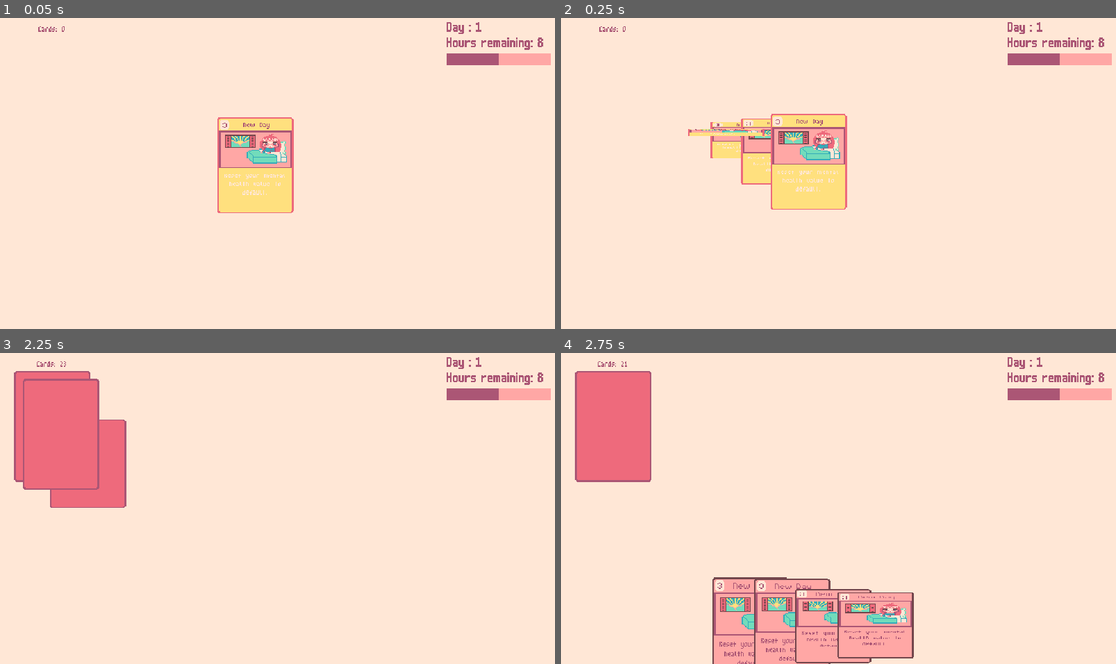
Above: before the commit, frames 1-4 (two rows, left to right).
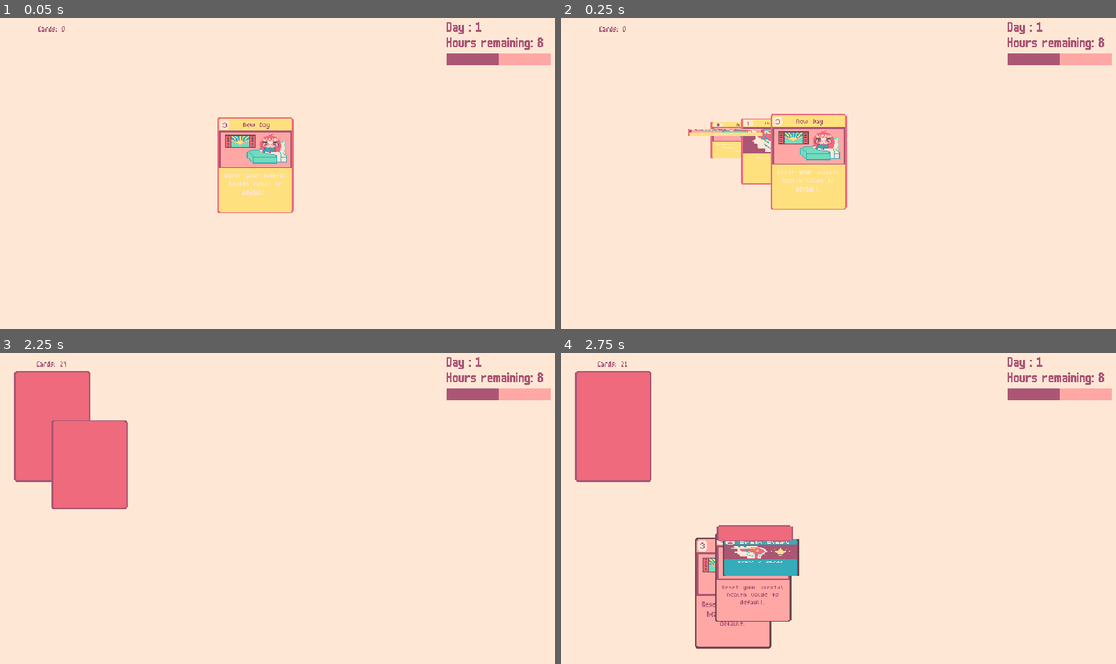
Above: after the commit, the same moments.

Repository: robert-brosh23/DeckbuilderGame
Game: Godot game, scene res://main.tscn
Two runs of this game, one before a commit and one after it. Both use one fixed random seed, a clock stepped at 60 frames per second and the inputs below.
Inputs (mouse positions are in pixels of both pictures, inside the frame that each line leads up to):
- Up to frame 1 (0.05 s): no input
- Up to frame 2 (0.25 s): no input
- Up to frame 3 (2.25 s): move the mouse to (399, 492) at 0.52 s; tap Q (draw_card) at 0.6, 1.55 s; move the mouse to (166, 524) at 1.27 s; click (166, 524) at 1.35 s; move the mouse to (333, 440) at 2.02 s; tap E (discard_card_from_deck) at 2.1 s
- Up to frame 4 (2.75 s): tap Q (draw_card) at 2.3 s

Frame 1 is identical in both runs. In frame 2, 0.3% of the frame differs, in the area x 33-38%, y 33-50%; in frame 3, 1.1%; in frame 4, 11%, in the area x 24-64%, y 55-100%.

Commit message:
added delays to draw, added brain blast, adding new day signal

Diff:
--- a/card/card.gd
+++ b/card/card.gd
@@ -205,4 +205,11 @@
 	CardsManager.draw_card_from_deck()
 
 func _execute_organize():
-	game_manager.hours_next_day += 2
+	SignalBus.new_day_started.connect(
+		func(): game_manager.hours += 2,
+		CONNECT_ONE_SHOT
+	)
+
+func _execute_brain_blast():
+	for i in range(0,3):
+		CardsManager.draw_card_from_deck()
--- a/card/card_data/card_data.gd
+++ b/card/card_data/card_data.gd
@@ -21,7 +21,8 @@
 var effect_map: Dictionary[CARD_EFFECT, String] = {
 	CARD_EFFECT.NEW_DAY: "_execute_new_day",
 	CARD_EFFECT.MEDITATION: "_execute_meditation",
-	CARD_EFFECT.ORGANIZE: "_execute_organize"
+	CARD_EFFECT.ORGANIZE: "_execute_organize",
+	CARD_EFFECT.BRAIN_BLAST: "_execute_brain_blast"
 }
 
 enum CARD_TYPE {
@@ -39,7 +40,8 @@
 enum CARD_EFFECT {
 	NEW_DAY,
 	MEDITATION,
-	ORGANIZE
+	ORGANIZE,
+	BRAIN_BLAST
 }
 
 func get_font() -> Font:
--- /dev/null
+++ b/card/card_data/cards/brain_blast.tres
@@ -0,0 +1,16 @@
+[gd_resource type="Resource" script_class="CardData" load_steps=3 format=3 uid="uid://dubw1i8dw6h3h"]
+
+[ext_resource type="Texture2D" uid="uid://cmg6ud6cy151x" path="res://sprites/brainstorming.png" id="1_x5bln"]
+[ext_resource type="Script" uid="uid://bevi4n8n1jvud" path="res://card/card_data/card_data.gd" id="2_kkal7"]
+
+[resource]
+script = ExtResource("2_kkal7")
+card_name = "Brain Blast"
+card_cost = 1
+card_png = ExtResource("1_x5bln")
+card_description = "Draw 3 cards"
+card_type = 0
+card_effect = 3
+title_font = 1
+card_title_offset = 10
+metadata/_custom_type_script = "uid://bevi4n8n1jvud"
--- a/cards_manager/cards_manager.gd
+++ b/cards_manager/cards_manager.gd
@@ -63,7 +63,6 @@
 	deck.receiving_cards = true
 	for new_card in new_cards:
 		add_card_to_deck(new_card)
-		await get_tree().create_timer(.1 * Globals.animation_speed_scale).timeout
 	await get_tree().create_timer(deck.CARD_MOVEMENT_DURATION * Globals.animation_speed_scale).timeout
 	deck.receiving_cards = false
 
--- a/deck/deck.gd
+++ b/deck/deck.gd
@@ -8,13 +8,19 @@
 var shuffling = false:
 	set(value):
 		shuffling = value
-		if !receiving_cards and !shuffling:
+		if !receiving_cards and !shuffling and !drawing:
 			_call_next_function_in_queue()
 
 var receiving_cards = false:
 	set(value):
 		receiving_cards = value
-		if !receiving_cards and !shuffling:
+		if !receiving_cards and !shuffling and !drawing:
+			_call_next_function_in_queue()
+
+var drawing = false:
+	set(value):
+		drawing = value
+		if !receiving_cards and !shuffling and !drawing:
 			_call_next_function_in_queue()
 
 var function_queue: Array[Callable] = []
@@ -31,8 +37,8 @@
 	_update_top_card_z_index()
 
 func draw_card() -> Card:
-	if shuffling || receiving_cards:
-		print("Deck is being updated. Cannot draw cards")
+	if shuffling || receiving_cards || drawing:
+		print("Deck is being updated. Queueing draw")
 		function_queue.push_back(func(): CardsManager.draw_card_from_deck())
 		return null
 
@@ -40,15 +46,20 @@
 		print("Deck is empty, cannot draw card")
 		return null
 
+	drawing = true
 	var card = CardsManager.cards_in_deck[0]
 	CardsManager.cards_in_deck.remove_at(0)
 	_update_card_number_text()
 	_update_top_card_z_index()
 
+	var tween = create_tween()
+	tween.tween_callback(func(): drawing = false).set_delay(.2 * Globals.animation_speed_scale)
+
 	return card
 
 func shuffle_deck() -> void:
-	if shuffling || receiving_cards:
+	if shuffling || receiving_cards || drawing:
+		print("Deck is being updated. Queueing shuffle")
 		function_queue.push_back(func(): shuffle_deck())
 		return
 
--- a/game_manager/game_manager.gd
+++ b/game_manager/game_manager.gd
@@ -24,8 +24,6 @@
 		day = value
 		day_label.text = "Day : " + str(self.day)
 
-var hours_next_day = 0
-
 func _ready() -> void:
 	hours = STARTING_HOURS
 	day = 1
@@ -34,7 +32,7 @@
 func go_to_next_day() -> void:
 	CardsManager.discard_all_cards()
 	CardsManager.move_cards_from_discard_pile_to_deck_and_shuffle()
-	hours = STARTING_HOURS + hours_next_day
-	hours_next_day = 0
 	day += 1
+	hours = STARTING_HOURS
+	SignalBus.new_day_started.emit()
 	CardsManager.draw_multiple_cards(5)
--- a/main.tscn
+++ b/main.tscn
@@ -8,6 +8,7 @@
 [ext_resource type="Resource" uid="uid://c68uppt7623iv" path="res://card/card_data/cards/organize.tres" id="6_efxa6"]
 [ext_resource type="Resource" uid="uid://dmb3ppe5ys6wu" path="res://card/card_data/cards/small_step.tres" id="7_dg77c"]
 [ext_resource type="Resource" uid="uid://c0wb7tjaoet3m" path="res://card/card_data/cards/new_day.tres" id="8_5vw27"]
+[ext_resource type="Resource" uid="uid://dubw1i8dw6h3h" path="res://card/card_data/cards/brain_blast.tres" id="8_efxa6"]
 [ext_resource type="PackedScene" uid="uid://bvnrpwbicsfub" path="res://discard_pile/discard_pile.tscn" id="10_4c57u"]
 [ext_resource type="PackedScene" uid="uid://csdmhd25lpc0t" path="res://game_manager/game_manager.tscn" id="10_efxa6"]
 
@@ -51,4 +52,4 @@
 [node name="CanvasLayer" type="CanvasLayer" parent="."]
 
 [node name="GameManager" parent="CanvasLayer" instance=ExtResource("10_efxa6")]
-card_data_debug = Array[ExtResource("4_4c57u")]([ExtResource("8_5vw27"), ExtResource("8_5vw27"), ExtResource("8_5vw27"), ExtResource("8_5vw27"), ExtResource("8_5vw27"), ExtResource("5_4c57u"), ExtResource("6_efxa6"), ExtResource( …(420 unchanged characters)…
+card_data_debug = Array[ExtResource("4_4c57u")]([ExtResource("8_5vw27"), ExtResource("8_5vw27"), ExtResource("8_efxa6"), ExtResource("8_5vw27"), ExtResource("8_5vw27"), ExtResource("8_efxa6"), ExtResource("6_efxa6"), ExtResource( …(420 unchanged characters)…
--- a/project.godot
+++ b/project.godot
@@ -19,6 +19,7 @@
 
 Globals="*res://globals.gd"
 CardsManager="*res://cards_manager/cards_manager.gd"
+SignalBus="*res://utility/signal_bus/signal_bus.gd"
 
 [display]
 
--- /dev/null
+++ b/utility/signal_bus/signal_bus.gd
@@ -0,0 +1,3 @@
+extends Node
+
+signal new_day_started(num_day: int)
Not shown: 1 places in main.tscn that only renumber resources
Binary file added: sprites/brainstorming.png
Not shown, added: sprites/brainstorming.png.import
Binary file added: sprites/clean.png
Not shown, added: sprites/clean.png.import
Not shown, added: utility/signal_bus/signal_bus.gd.uid
